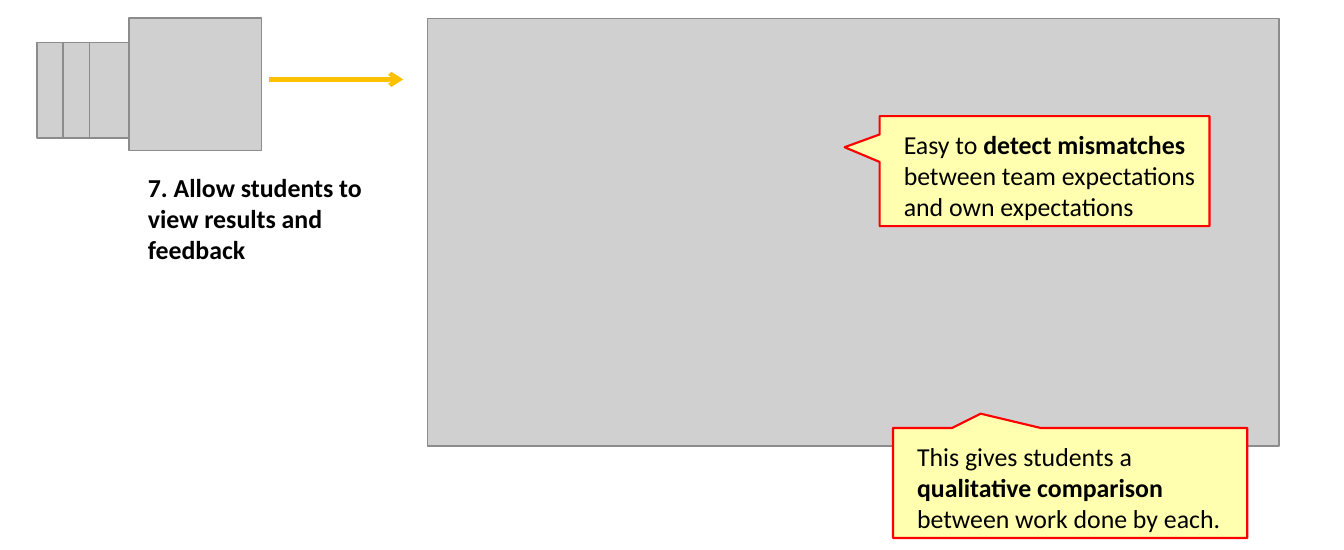
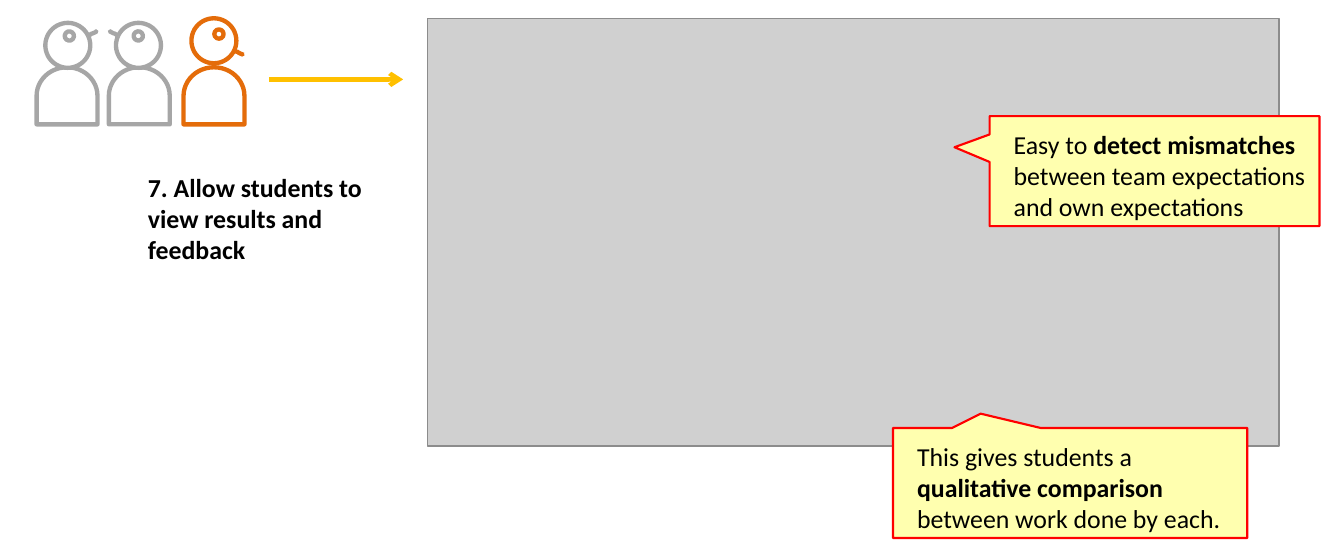
Before and after one commit to TEAMMATES/teammates, a slide deck: slide 1 of doc/mockups/features-screenshots/feature7-studentViewReport.pptx. Drawn at 1344x550 pixels with LibreOffice and Linux fonts; fonts in the diff are those of the drawing; grey boxes stand for pictures. Boxes give left, top, right and bottom in pixels: in the first picture for what was removed or moved away, otherwise in the second. Text is boxed around its words. In the diff, an @@ line names an element or a change of style, - is before the commit and + after.

Commit message:
Starting Issue686[Update Features.html to match look and feel of the home page] Update Issue 686 Updated images. Resaved "homepage image.pptx" because it contained a restricted font.
--HG--
branch : Issue686

Former-commit-id: 2e255c25b33de88fdeabbbb80c07e9a8ee45a6de
Former-commit-id: a09ee7df5708461d63f1b1be79eadc9ed09750e3
Former-commit-id: ba109709a9a0f34a260e5588805cac1a560be749

```diff
--- a/doc/mockups/features-screenshots/feature7-studentViewReport.pptx
+++ b/doc/mockups/features-screenshots/feature7-studentViewReport.pptx
@@ group removed at (x1=37, y1=19, x2=261, y2=151): 4 pictures @@
@@ group added at (x1=36, y1=14, x2=245, y2=124): 6 ellipses, 3 flow chart delays, 3 freeform shapes @@
@@ speech box moved from (x1=880, y1=116, x2=1211, y2=227) to (x1=990, y1=116, x2=1321, y2=227) @@
@@ text "Easy to detect mismatches between ..." moved from (x1=904, y1=136, x2=1195, y2=220) to (x1=1014, y1=136, x2=1305, y2=220) @@
```
Also in this commit, not shown: 14 other files.
